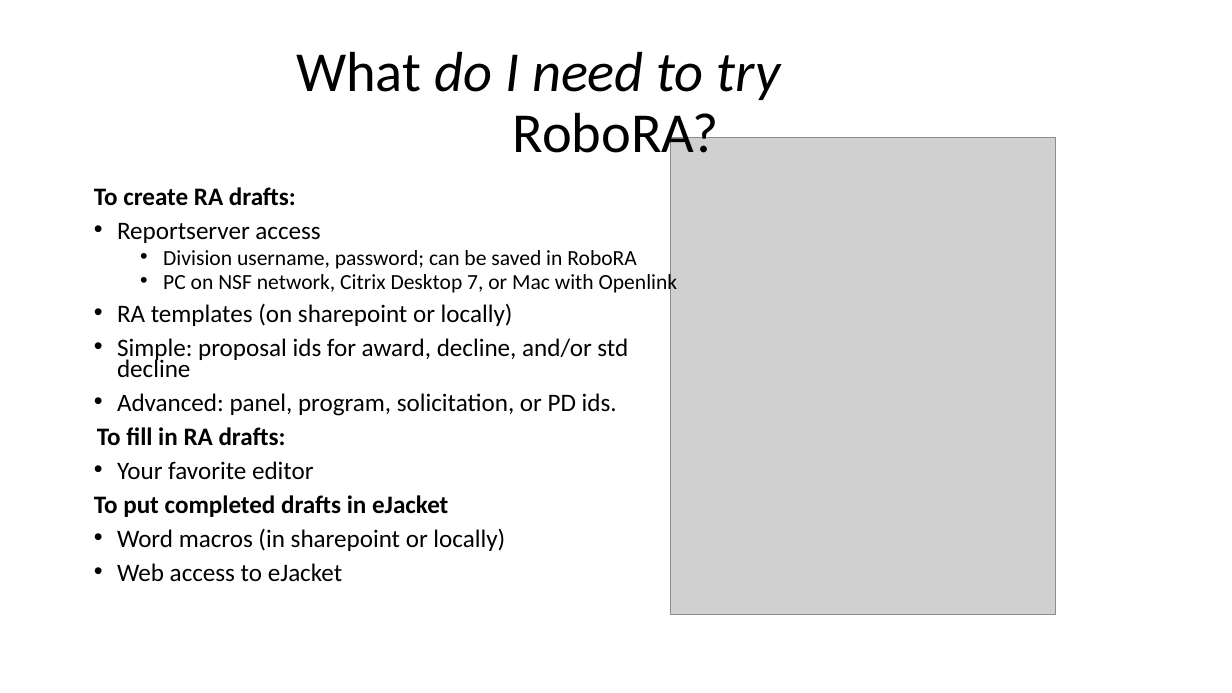
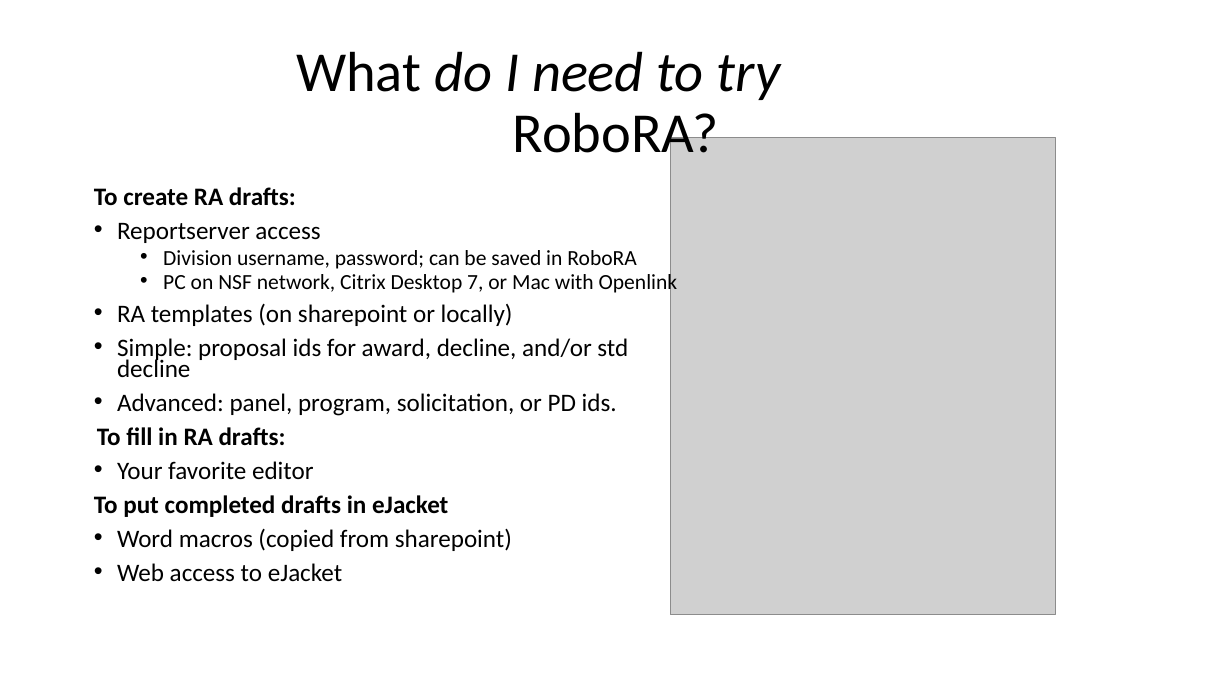
Before and after one commit to NSF-ENG/excelSQL, a slide deck: slide 8 of RoboRA/what is Robo RA.pptx. Drawn at 1232x693 pixels with LibreOffice and Linux fonts; fonts in the diff are those of the drawing; grey boxes stand for pictures. Boxes give left, top, right and bottom in pixels: in the first picture for what was removed or moved away, otherwise in the second. Text is boxed around its words. In the diff, an @@ line names an element or a change of style, - is before the commit and + after.

Commit message:
RoboRA 0.7 initial release

```diff
--- a/RoboRA/what is Robo RA.pptx
+++ b/RoboRA/what is Robo RA.pptx
@@ text at (117, 529, 512, 551): text changed @@
-• Word macros (in sharepoint or locally)
+• Word macros (copied from sharepoint)
```
Also in this commit, not shown: 3 other slides changed, 28 other files.
